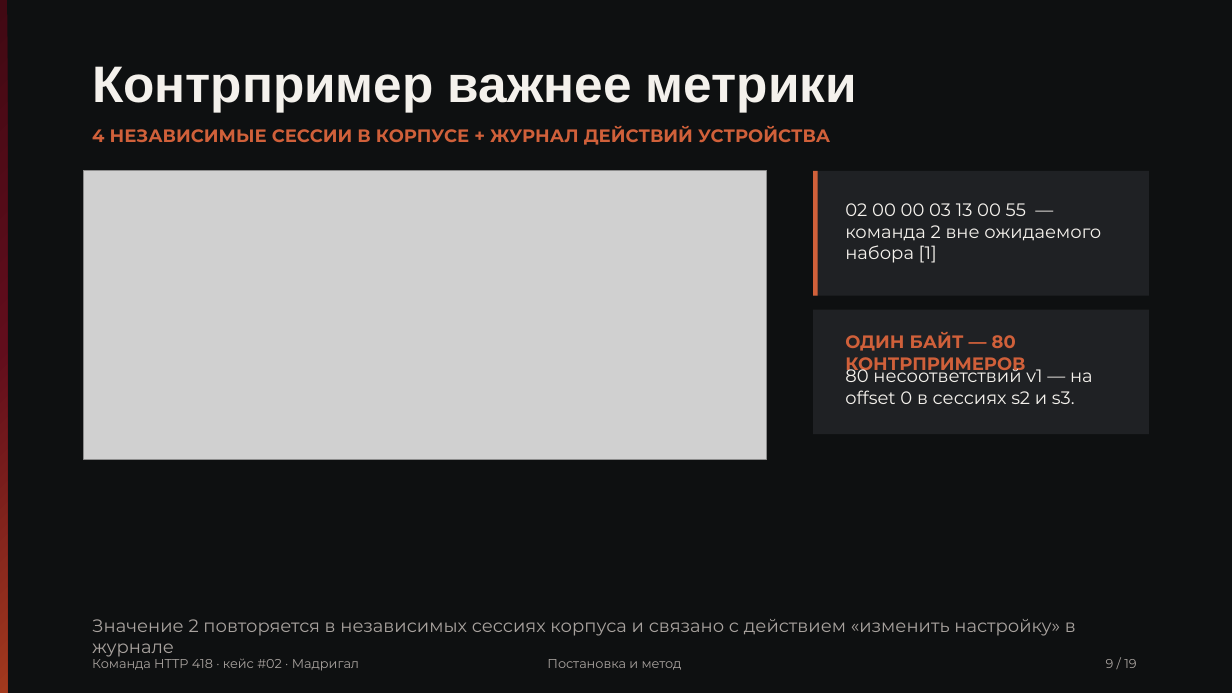
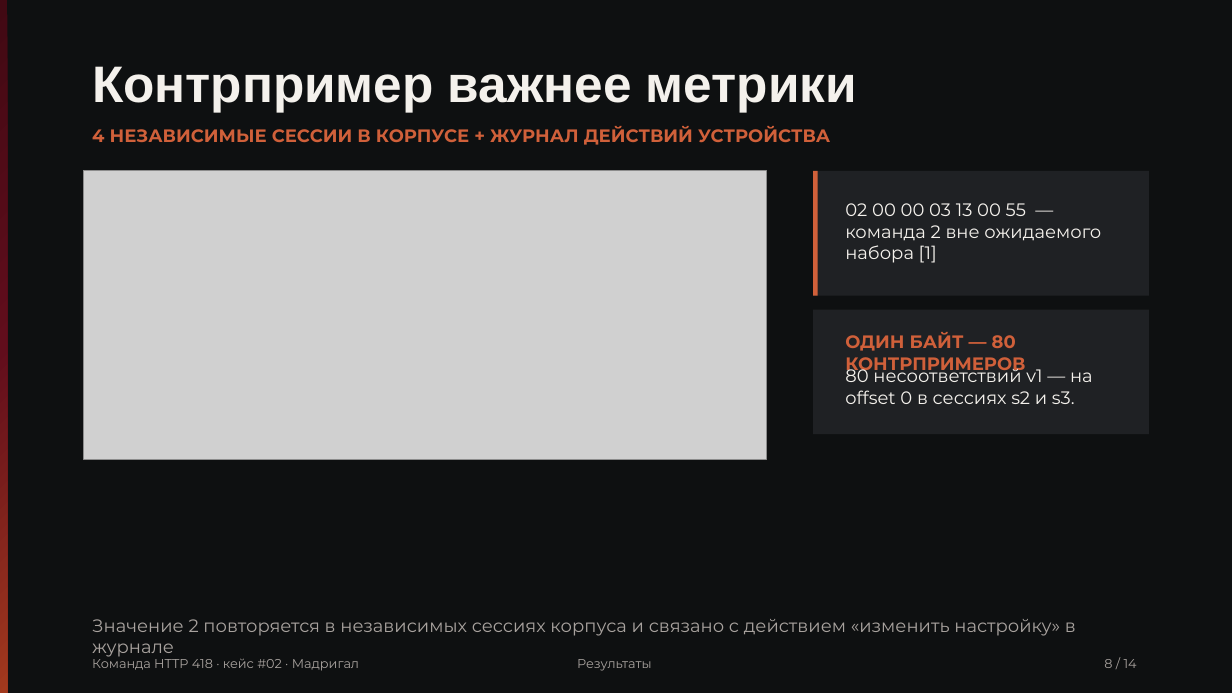
Before and after one commit to Pavel1778/madrigal-protocol-lab, a slide deck: slide 8 of presentation/slides.pptx (slide 9 before the commit). Drawn at 1232x693 pixels with LibreOffice and Linux fonts; fonts in the diff are those of the drawing; grey boxes stand for pictures. Boxes give left, top, right and bottom in pixels: in the first picture for what was removed or moved away, otherwise in the second. Text is boxed around its words. In the diff, an @@ line names an element or a change of style, - is before the commit and + after.

```diff
--- a/presentation/slides.pptx
+++ b/presentation/slides.pptx
@@ text at [577,659,652,671]: text changed @@
-Постановка и метод
+Результаты
@@ text at [1104,659,1137,668]: text changed @@
-9 / 19
+8 / 14
```
Also in this commit, not shown: 12 other slides changed, 1 slide added, 6 slides removed, 15 other files.
